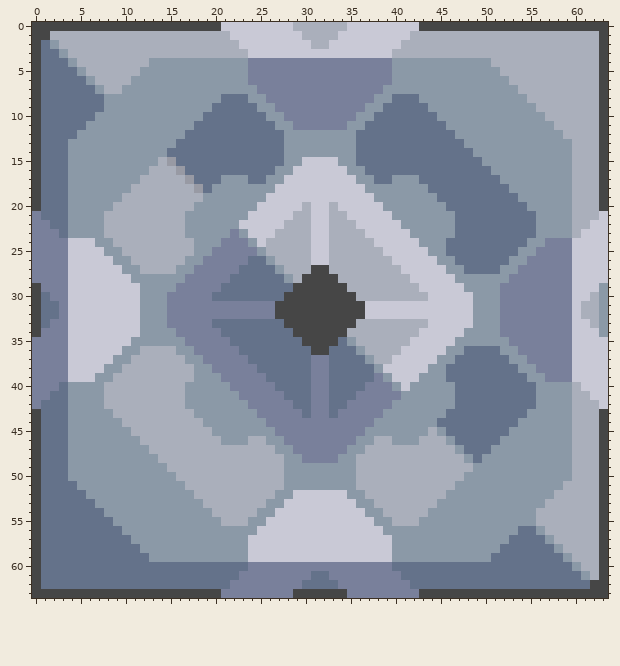
File history of a pixel-art sprite, sprites/blocks/dirty-iron-from-lead-compress.png. Above: the version before the commit.
The file is 64x64 pixels.
Once edited:
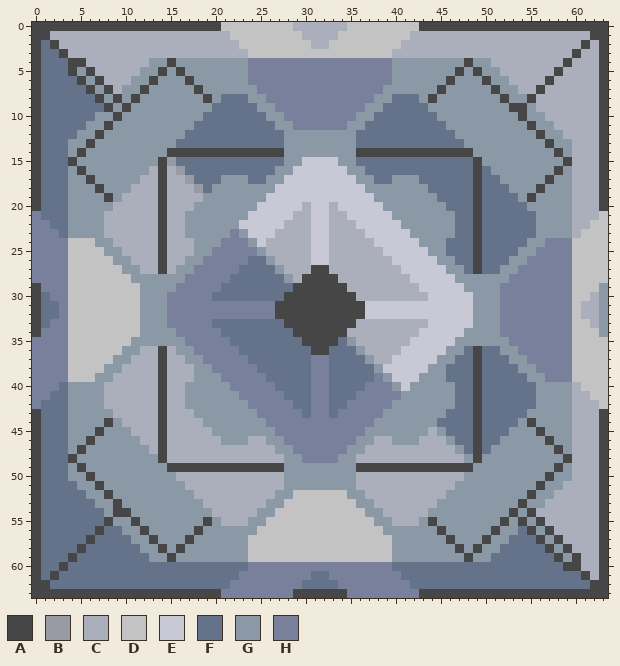
Palette (. is transparent): A #464646  B #989aa4  C #aaafbb  D #c3c3c3  E #c9c9d6  F #64728a  G #8b99a7  H #79809b
Change:
y 0: x 21..28 EEEEEEEE -> DDDDDDDD; x 35..42 EEEEEEEE -> DDDDDDDD
y 1: x 22..29 EEEEEEEE -> DDDDDDDD; x 34..41 EEEEEEEE -> DDDDDDDD; x 62 C -> A
y 2: x 2 G -> A; x 23..30 EEEEEEEE -> DDDDDDDD; x 33..40 EEEEEEEE -> DDDDDDDD; x 61 C -> A
y 3: x 3 G -> A; x 24..39 EEEEEEEEEEEEEEEE -> DDDDDDDDDDDDDDDD; x 60 C -> A
y 4: x 4..5 GC -> AA; x 15 G -> A; x 48 G -> A; x 59 C -> A
y 5: x 4 F -> A; x 6 C -> A; x 14 G -> A; x 16 G -> A; x 47 G -> A; x 49 G -> A; x 58 C -> A
y 6: x 5 F -> A; x 7 C -> A; x 13 G -> A; x 17 G -> A; x 46 G -> A; x 50 G -> A; x 57 C -> A
y 7: x 6 F -> A; x 8 C -> A; x 12 G -> A; x 18 G -> A; x 45 G -> A; x 51 G -> A; x 56 C -> A
y 8: x 7 F -> A; x 9 G -> A; x 11 G -> A; x 19 G -> A; x 44 G -> A; x 52 G -> A; x 55 C -> A
y 9: x 8 G -> A; x 10 G -> A; x 53..54 GG -> AA
y 10: x 9 G -> A; x 54 G -> A
y 11: x 8 G -> A; x 55 G -> A
y 12: x 7 G -> A; x 56 G -> A
y 13: x 6 G -> A; x 57 G -> A
y 14: x 5 G -> A; x 15..27 FFFFFFFFFFFFF -> AAAAAAAAAAAAA; x 36..48 FFFFFFFFFFFFF -> AAAAAAAAAAAAA; x 58 G -> A
y 15: x 4 G -> A; x 14 C -> A; x 49 F -> A; x 59 G -> A
y 16: x 5 G -> A; x 14 C -> A; x 49 F -> A; x 58 G -> A
y 17: x 6 G -> A; x 14 C -> A; x 49 F -> A; x 57 G -> A
y 18: x 7 G -> A; x 14 C -> A; x 49 F -> A; x 56 G -> A
y 19: x 8 G -> A; x 14 C -> A; x 49 F -> A; x 55 G -> A
y 20: x 14 C -> A; x 49 F -> A
y 21: x 14 C -> A; x 49 F -> A; x 63 E -> D
y 22: x 14 C -> A; x 49 F -> A; x 62..63 EE -> DD
y 23: x 14 C -> A; x 49 F -> A; x 61..63 EEE -> DDD
y 24: x 4..6 EEE -> DDD; x 14 C -> A; x 49 F -> A; x 60..63 EEEE -> DDDD
y 25: x 4..7 EEEE -> DDDD; x 14 C -> A; x 49 F -> A; x 60..63 EEEE -> DDDD
y 26: x 4..8 EEEEE -> DDDDD; x 14 C -> A; x 49 F -> A; x 60..63 EEEE -> DDDD
y 27: x 4..9 EEEEEE -> DDDDDD; x 14 C -> A; x 49 F -> A; x 60..63 EEEE -> DDDD
y 28: x 4..10 EEEEEEE -> DDDDDDD; x 60..63 EEEE -> DDDD
y 29: x 4..11 EEEEEEEE -> DDDDDDDD; x 60..62 EEE -> DDD
y 30: x 4..11 EEEEEEEE -> DDDDDDDD; x 60..61 EE -> DD
y 31..32: x 4..11 EEEEEEEE -> DDDDDDDD; x 60 E -> D
y 33: x 4..11 EEEEEEEE -> DDDDDDDD; x 60..61 EE -> DD
y 34: x 4..11 EEEEEEEE -> DDDDDDDD; x 60..62 EEE -> DDD
y 35: x 4..10 EEEEEEE -> DDDDDDD; x 60..63 EEEE -> DDDD
y 36: x 4..9 EEEEEE -> DDDDDD; x 14 C -> A; x 49 F -> A; x 60..63 EEEE -> DDDD
y 37: x 4..8 EEEEE -> DDDDD; x 14 C -> A; x 49 F -> A; x 60..63 EEEE -> DDDD
y 38: x 4..7 EEEE -> DDDD; x 14 C -> A; x 49 F -> A; x 60..63 EEEE -> DDDD
y 39: x 4..6 EEE -> DDD; x 14 C -> A; x 49 F -> A; x 60..63 EEEE -> DDDD
y 40: x 14 C -> A; x 49 F -> A; x 61..63 EEE -> DDD
y 41: x 14 C -> A; x 49 F -> A; x 62..63 EE -> DD
y 42: x 14 C -> A; x 49 F -> A; x 63 E -> D
y 43: x 14 C -> A; x 49 F -> A
y 44: x 8 G -> A; x 14 C -> A; x 49 F -> A; x 55 G -> A
y 45: x 7 G -> A; x 14 C -> A; x 49 F -> A; x 56 G -> A
y 46: x 6 G -> A; x 14 C -> A; x 49 F -> A; x 57 G -> A
y 47: x 5 G -> A; x 14 C -> A; x 49 F -> A; x 58 G -> A
y 48: x 4 G -> A; x 14 C -> A; x 49 F -> A; x 59 G -> A
y 49: x 5 G -> A; x 15..27 CCCCCCCCCCCCC -> AAAAAAAAAAAAA; x 36..48 CCCCCCCCCCCCC -> AAAAAAAAAAAAA; x 58 G -> A
y 50: x 6 G -> A; x 57 G -> A
y 51: x 7 G -> A; x 56 G -> A
y 52: x 8 G -> A; x 29..34 EEEEEE -> DDDDDD; x 55 G -> A
y 53: x 9 G -> A; x 28..35 EEEEEEEE -> DDDDDDDD; x 54 G -> A
y 54: x 9..10 GG -> AA; x 27..36 EEEEEEEEEE -> DDDDDDDDDD; x 53 G -> A; x 55 G -> A
y 55: x 8 F -> A; x 11 G -> A; x 19 G -> A; x 26..37 EEEEEEEEEEEE -> DDDDDDDDDDDD; x 44 G -> A; x 52 G -> A; x 54 G -> A; x 56 C -> A
y 56: x 7 F -> A; x 12 G -> A; x 18 G -> A; x 25..38 EEEEEEEEEEEEEE -> DDDDDDDDDDDDDD; x 45 G -> A; x 51 G -> A; x 55 F -> A; x 57 C -> A
y 57: x 6 F -> A; x 13 G -> A; x 17 G -> A; x 24..39 EEEEEEEEEEEEEEEE -> DDDDDDDDDDDDDDDD; x 46 G -> A; x 50 G -> A; x 56 F -> A; x 58 C -> A
y 58: x 5 F -> A; x 14 G -> A; x 16 G -> A; x 24..39 EEEEEEEEEEEEEEEE -> DDDDDDDDDDDDDDDD; x 47 G -> A; x 49 G -> A; x 57 F -> A; x 59 C -> A
y 59: x 4 F -> A; x 15 G -> A; x 24..39 EEEEEEEEEEEEEEEE -> DDDDDDDDDDDDDDDD; x 48 G -> A; x 58 F -> A; x 60 C -> A
y 60: x 3 F -> A; x 59..60 FG -> AA
y 61: x 2 F -> A; x 61 G -> A
y 62: x 1 F -> A
Pixel boxes of the changes (left, top, right, bottom) in both pictures:
changed: (41, 22, 608, 589)
